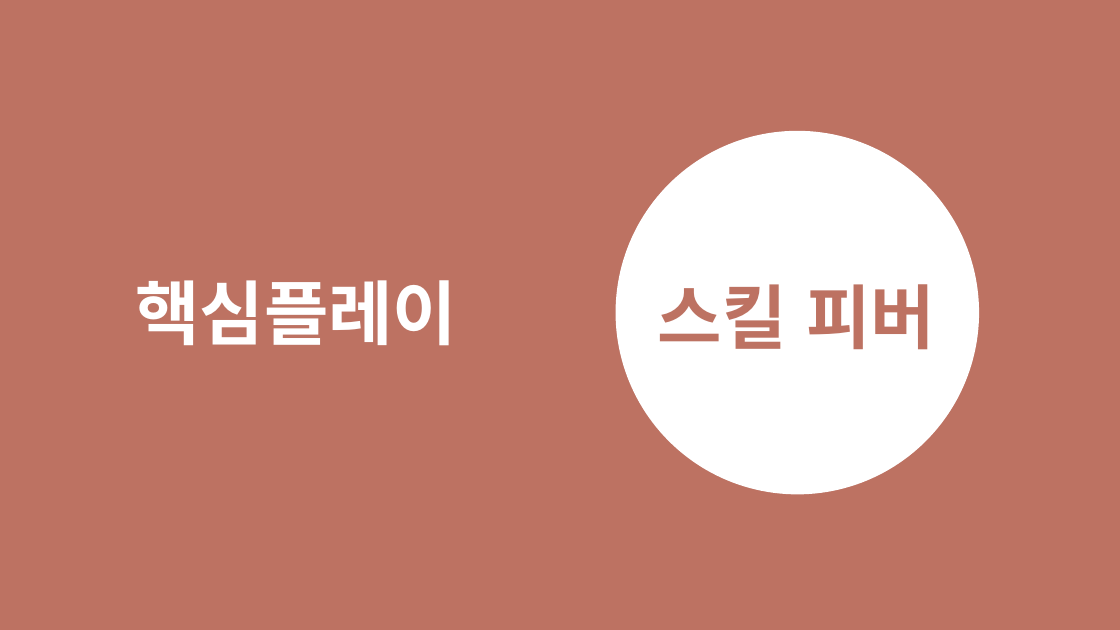
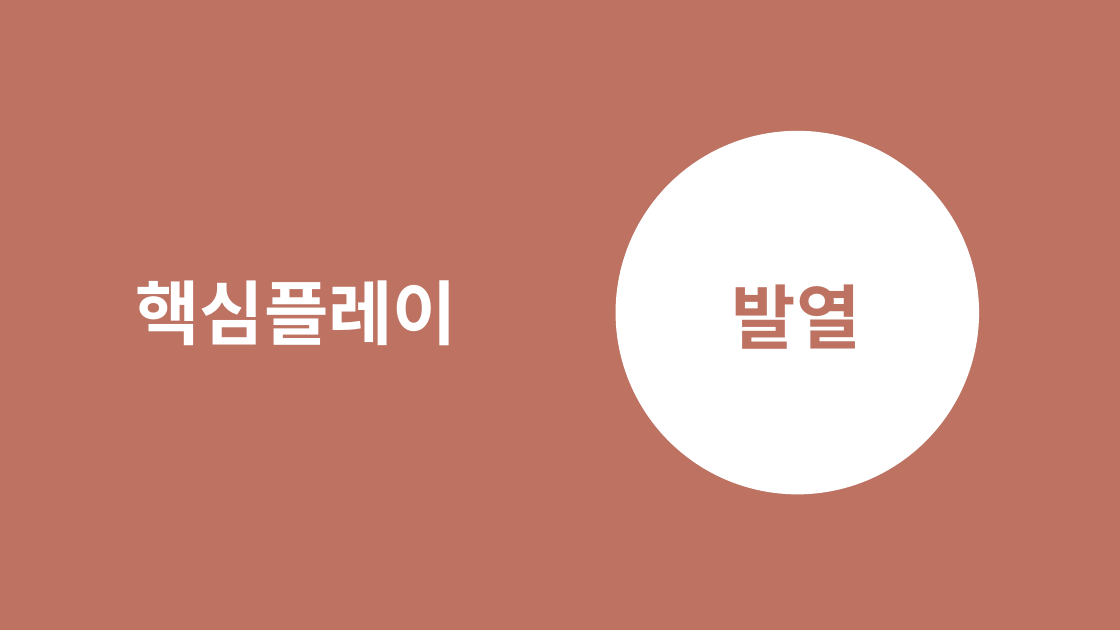
Before and after one commit to korleinster/gamebusdriver, a slide deck: slide 16 of documents/[13신창섭160802]졸업작품 제안서 1차수정.pptx (slide 15 before the commit). Drawn at 1120x630 pixels with LibreOffice and Linux fonts; fonts in the diff are those of the drawing. Boxes give left, top, right and bottom in pixels: in the first picture for what was removed or moved away, otherwise in the second. Text is boxed around its words. In the diff, an @@ line names an element or a change of style, - is before the commit and + after.

```diff
--- a/documents/[13신창섭160802]졸업작품 제안서 1차수정.pptx
+++ b/documents/[13신창섭160802]졸업작품 제안서 1차수정.pptx
@@ text at (732, 284, 861, 349): text changed @@
-스킬 피버
+발열
```
Also in this commit, not shown: 4 other slides changed, 3 slides added, 21 other files.
